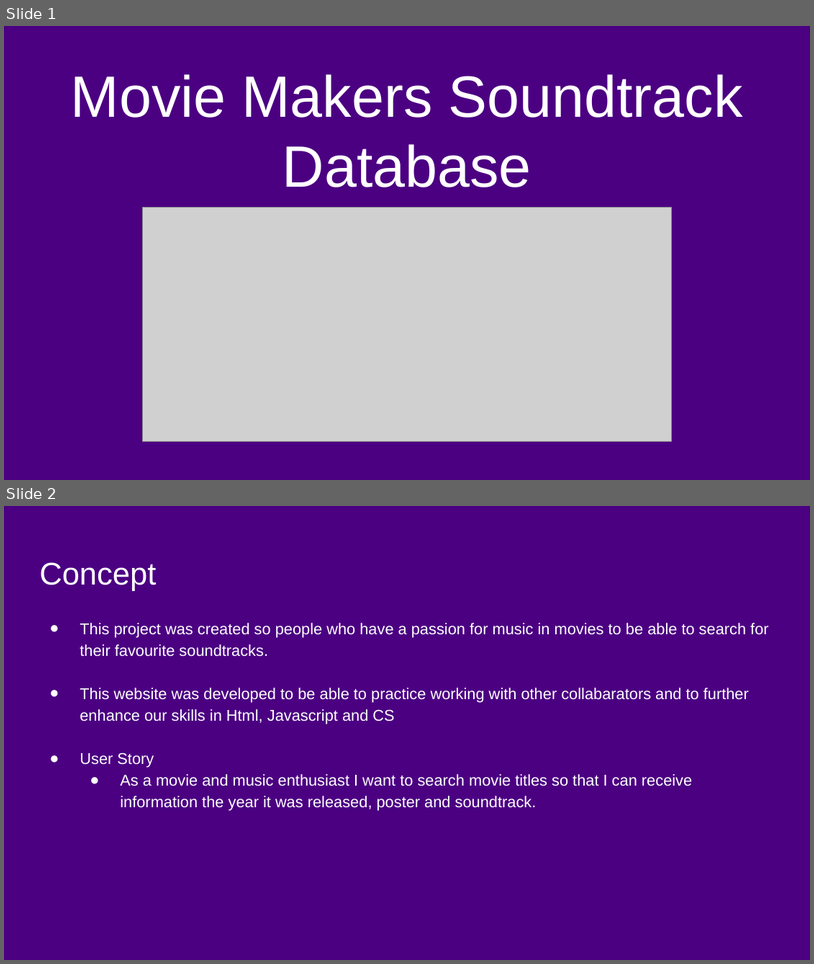
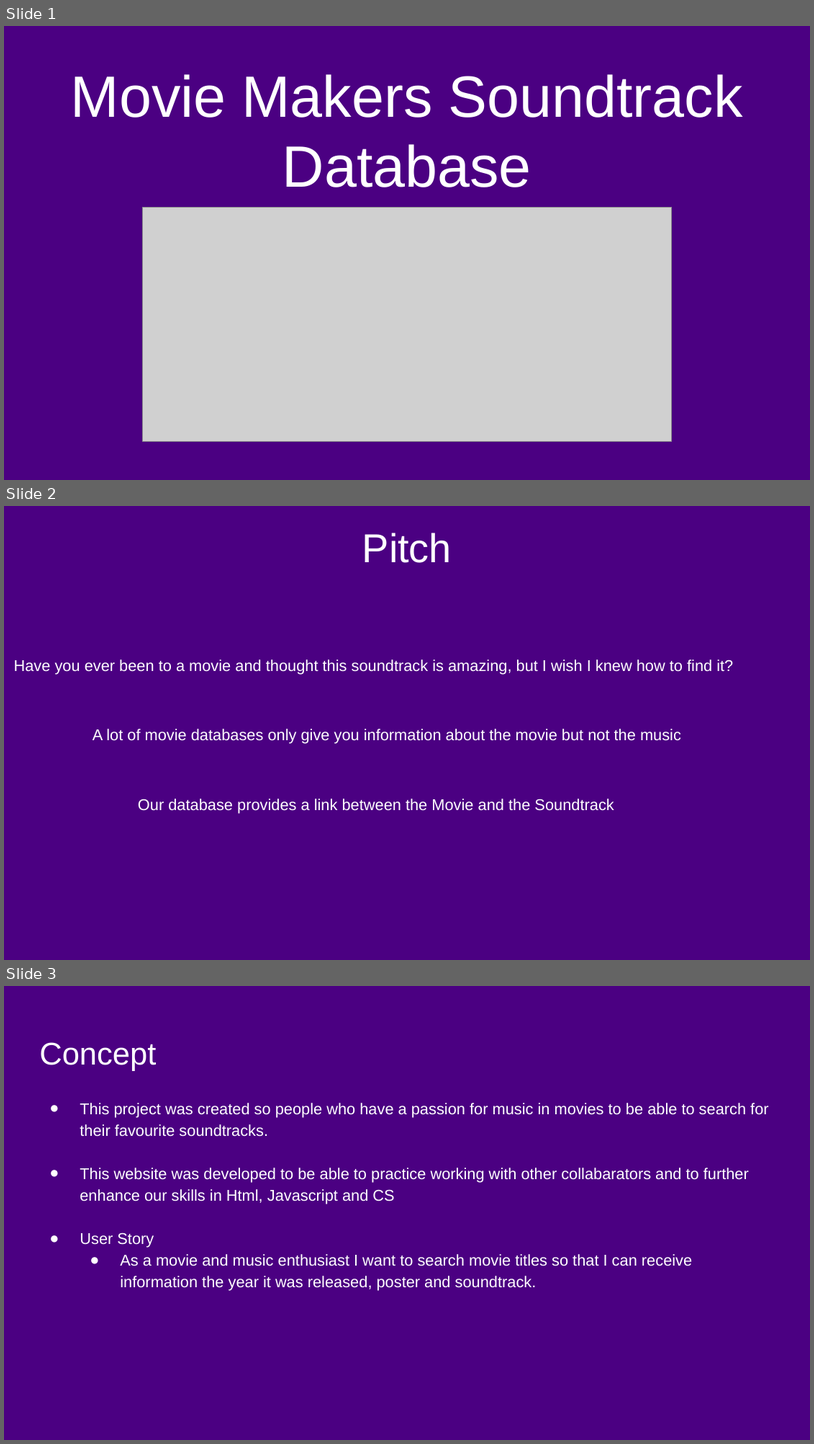
Before and after one commit to breakfireaus/Movie-database, a slide deck: file-storage/Project Presentation.pptx. Shown one above the other, each under a label of ours: slides 1 and 2 before the commit, slides 1, 2 and 3 after it. The pictures are 814x964 and 814x1444 pixels, drawn with LibreOffice and Linux fonts; fonts in the diff are those of the drawing; grey boxes stand for pictures. Boxes give left, top, right and bottom in pixels: in the first picture for what was removed or moved away, otherwise in the second. Text is boxed around its words. In the diff, an @@ line names an element or a change of style, - is before the commit and + after.

Commit message:
created about.html and updated presentation

```diff
--- a/file-storage/Project Presentation.pptx
+++ b/file-storage/Project Presentation.pptx
@@ slide 2 added at (4, 506, 810, 960), background #4B0082 @@
@@ title added at (363, 533, 452, 563), 36 pt, text #FFFFFF @@
+Pitch
@@ text added at (14, 659, 733, 674), 14 pt, text #FFFFFF @@
+Have you ever been to a movie and thought this soundtrack is amazing, but I wish I knew how to find it?
@@ text added at (93, 728, 682, 744), 14 pt, text #FFFFFF @@
+A lot of movie databases only give you information about the movie but not the music
@@ text added at (138, 798, 614, 813), 14 pt, text #FFFFFF @@
+Our database provides a link between the Movie and the Soundtrack
@@ what was slide 2 is now slide 3 @@
```
Also in this commit, not shown: 1 other slide added, 1 other file.
